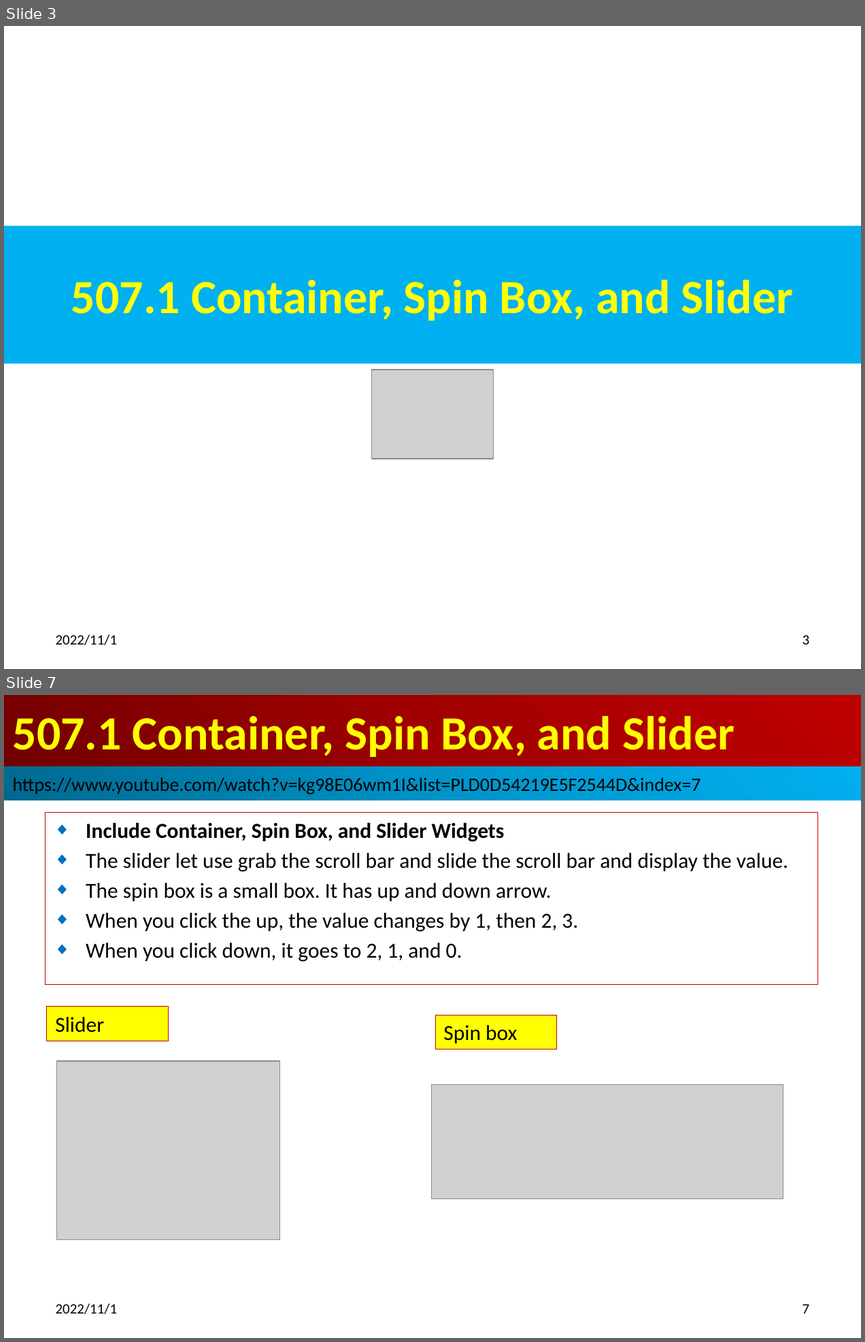
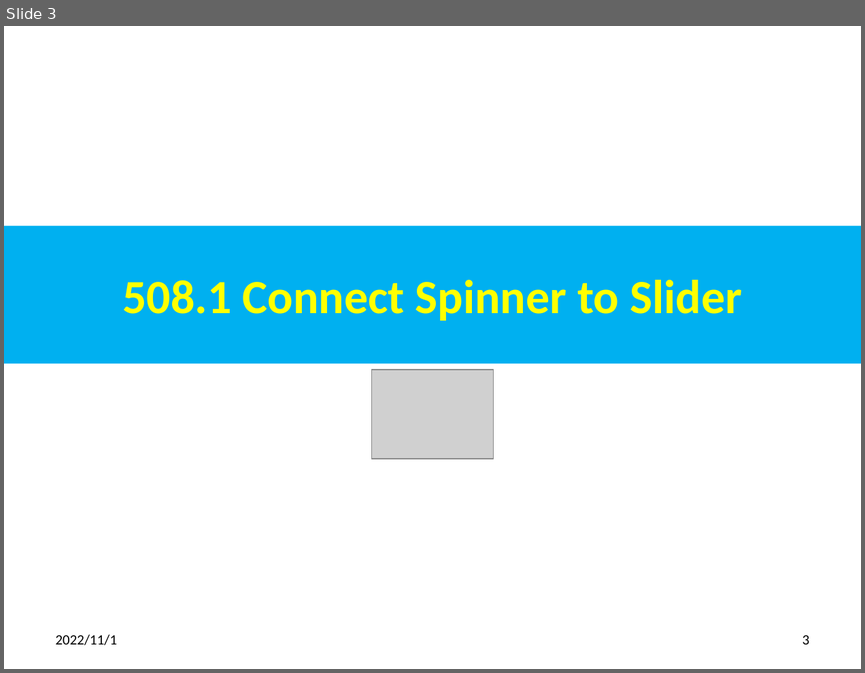
Before and after one commit to peterhchen/012_Qt, a slide deck: 508_Sync_Widgets_Layout.pptx. Shown one above the other, each under a label of ours: slides 3 and 7 before the commit, slide 3 after it; the slides between them are not shown. The pictures are 865x1342 and 865x673 pixels, drawn with LibreOffice and Linux fonts; fonts in the diff are those of the drawing; grey boxes stand for pictures. Boxes give left, top, right and bottom in pixels: in the first picture for what was removed or moved away, otherwise in the second. Text is boxed around its words. In the diff, an @@ line names an element or a change of style, - is before the commit and + after.

```diff
--- a/508_Sync_Widgets_Layout.pptx
+++ b/508_Sync_Widgets_Layout.pptx
@@ slide 7 removed at [4, 695, 861, 1338], background #FFFFFF @@
@@ title removed at [4, 695, 861, 767] @@
-507.1 Container, Spin Box, and Slider
@@ rectangle removed at [4, 767, 861, 800] @@
-https://www.youtube.com/watch?v=kg98E06wm1I&list=PLD0D54219E5F2544D&index=7
@@ subtitle removed at [45, 813, 818, 985] @@
-◆ Include Container, Spin Box, and Slider Widgets
-◆ The slider let use grab the scroll bar and slide the scroll bar and display the value.
-◆ The spin box is a small box. It has up and down arrow.
-◆ When you click the up, the value changes by 1, then 2, 3.
-◆ When you click down, it goes to 2, 1, and 0.
@@ rectangle removed at [47, 1006, 169, 1040] @@
-Slider
@@ rectangle removed at [435, 1015, 557, 1049] @@
-Spin box
@@ picture removed at [57, 1061, 280, 1239] @@
@@ picture removed at [432, 1084, 783, 1198] @@
@@ text removed at [56, 1303, 118, 1314] @@
-2022/11/1
@@ page number removed at [802, 1304, 810, 1313] @@
-7
@@ slide 3 changed as well @@
@@ title at [122, 280, 742, 320]: text changed @@
-507.1 Container, Spin Box, and Slider
+508.1 Connect Spinner to Slider
```
Also in this commit, not shown: 5 other slides changed, 12 slides added, 3 other slides removed, 1 other file.
